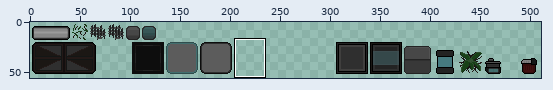
A sprite sheet gets an edit: res/gfx/graphics.png. The picture above shows the old version from afar; the outline marks the close-up.
Close-up. Before:
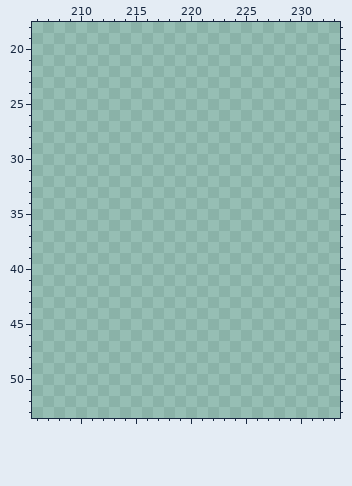
The file is 512x64 pixels. Colours within 5 levels of each other are drawn and written as one. Shown: x 206..233, y 18..53. The old version is drawn lined up with the new one. The wide view leaves out empty margins. The commit also changed other parts of the picture, which this record leaves out.
Once edited:
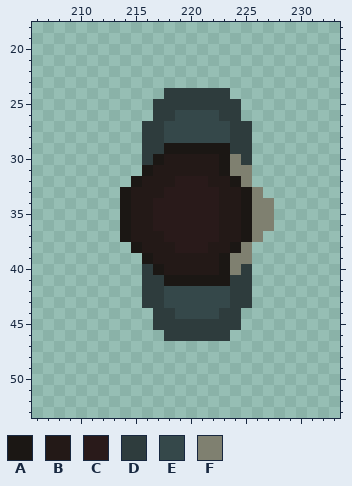
Palette (. is transparent): A #1b1714  B #231917  C #291a1a  D #2e3c3d  E #35484a  F #7f8070
From old to new:
drawings rearranged on the sheet (the old picture shows each at its new place; 6 dropped ones are not shown)
There is now colour A in row 29 at x 218 to 223; in row 30 at x 217 and 223; in row 31 at x 216 and 223; in row 32 at x 215 and 224; in rows 33 to 37 at x 214 and 225; in row 38 at x 215 and 224.
There is now colour A in row 39 at x 216 and 223; in row 40 at x 217 and 223; in row 41 at x 218 to 223.
There is now colour B in row 30 at x 218 to 222; in row 31 at x 217 to 222; in row 32 at x 216 to 218 and 222 to 223; in row 33 at x 215 to 217 and 223 to 224; in rows 34 to 36 at x 215 to 216 and 223 to 224; in row 37 at x 215 to 217 and 223 to 224.
There is now colour B in row 38 at x 216 to 218 and 222 to 223; in row 39 at x 217 to 222; in row 40 at x 218 to 222.
There is now colour C in row 32 at x 219 to 221; in row 33 at x 218 to 222; in rows 34 to 36 at x 217 to 222; in row 37 at x 218 to 222; in row 38 at x 219 to 221.
There is now colour D in row 24 at x 218 to 223; in row 25 at x 217 to 224; in row 26 at x 217 to 218 and 223 to 224; in rows 27 to 29 at x 216 to 217 and 224 to 225; in row 30 at x 216 and 225; in row 40 at x 216 and 225.
There is now colour D in rows 41 to 43 at x 216 to 217 and 224 to 225; in row 44 at x 217 to 218 and 223 to 224; in row 45 at x 217 to 224; in row 46 at x 218 to 223.
There is now colour E in row 26 at x 219 to 222; in rows 27 to 28 at x 218 to 223; in rows 42 to 43 at x 218 to 223; in row 44 at x 219 to 222.
There is now colour F in row 30 at x 224; in row 31 at x 224 to 225; in row 32 at x 225; in row 33 at x 226; in rows 34 to 36 at x 226 to 227; in row 37 at x 226.
There is now colour F in row 38 at x 225; in row 39 at x 224 to 225; in row 40 at x 224.
Boxes around the changes in both close-ups, in picture pixels (x1, y1, x2, y2):
added: (120, 88, 274, 341)
